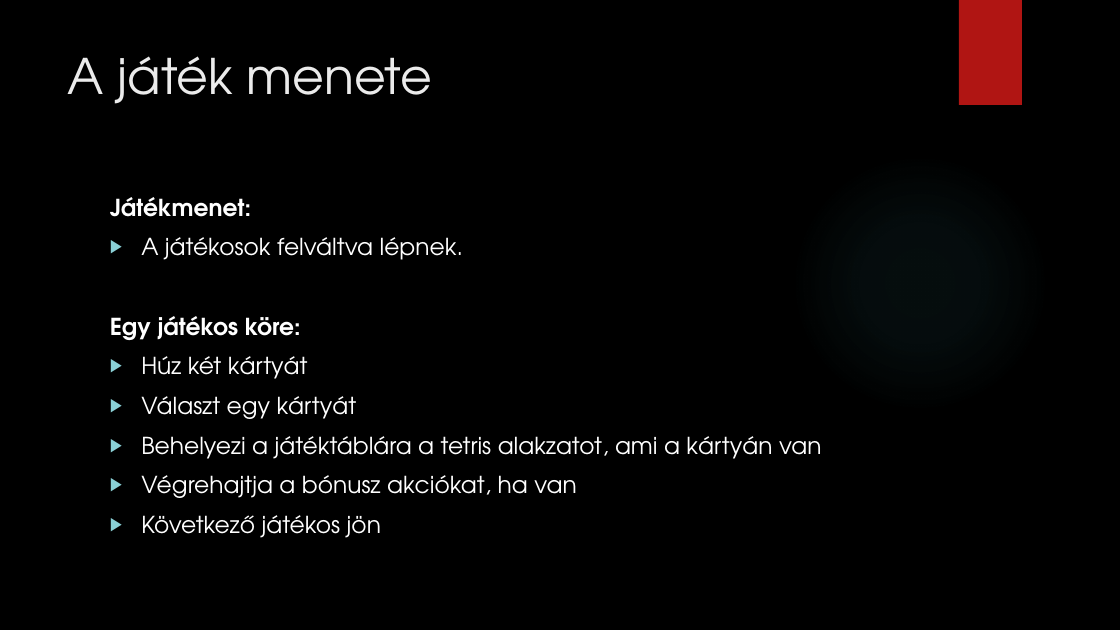
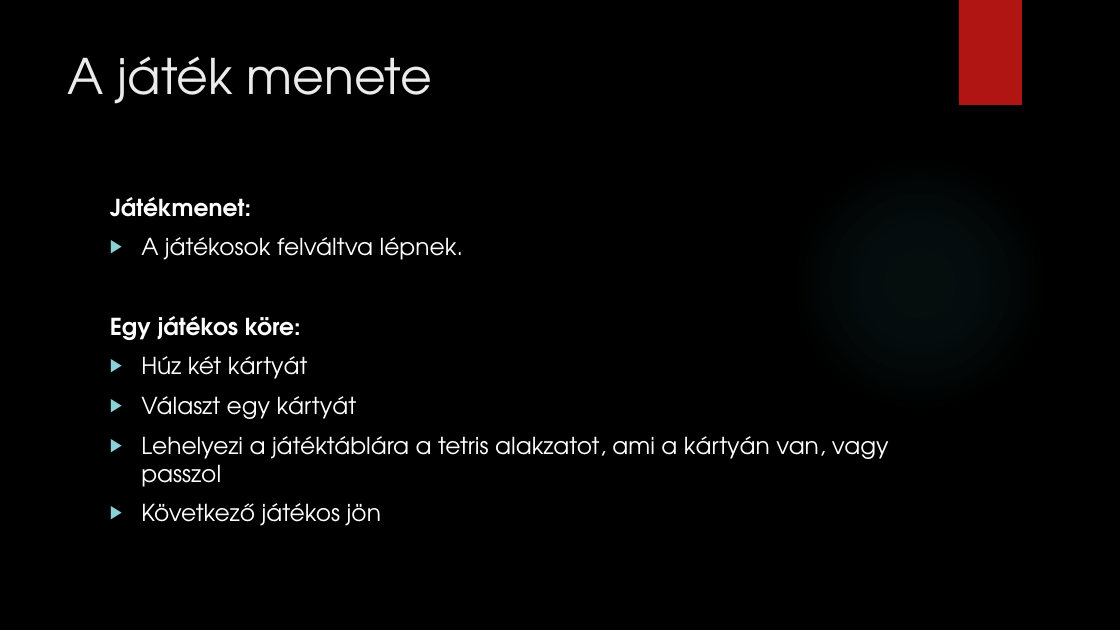
Before and after one commit to Balint837/Fantasy-Tetris-Game, a slide deck: slide 4 of FantasyTetrisGame.pptx. Drawn at 1120x630 pixels with LibreOffice and Linux fonts; fonts in the diff are those of the drawing; background and template pictures are left out. Boxes give left, top, right and bottom in pixels: in the first picture for what was removed or moved away, otherwise in the second. Text is boxed around its words. In the diff, an @@ line names an element or a change of style, - is before the commit and + after.

```diff
--- a/FantasyTetrisGame.pptx
+++ b/FantasyTetrisGame.pptx
@@ text at (x1=141, y1=436, x2=889, y2=487): text changed @@
-▶ Behelyezi a játéktáblára a tetris alakzatot, ami a kártyán van
-▶ Végrehajtja a bónusz akciókat, ha van
+▶ Lehelyezi a játéktáblára a tetris alakzatot, ami a kártyán van, vagy passzol
```
Also in this commit, not shown: 3 other slides changed, 4 other files.
